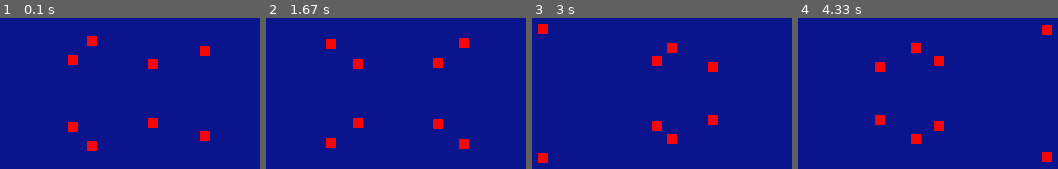
Above: before the commit, frames 1-4 (left to right).
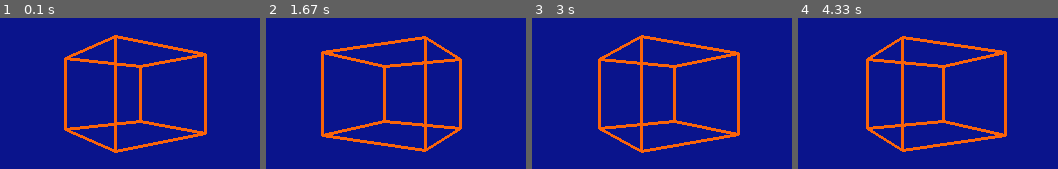
Above: after the commit, the same moments.

Repository: TonkleTremu/DSD-Y1
Game: pygame game, started from Random Test Stuff/3D Engine Test/main.py
The game is run twice, just before and just after one commit, with the same random seed, the same clock (stepped at 60 frames per second) and the same inputs.
Inputs:
- Up to frame 1 (0.1 s): no input
- Up to frame 2 (1.67 s): tap , at 0.33 s; tap . at 0.67 s
- Up to frame 3 (3 s): tap , at 2 s
- Up to frame 4 (4.33 s): tap . at 3.33 s

The runs differ from the first frame. In frame 1, 8.0% of the frame differs, in the area x 24-81%, y 11-90%; in frame 2, 8.2%; in frame 3, 8.4%; in frame 4, 8.4%, in the area x 26-98%, y 4-96%.

Commit message:
3d spinny cube

Diff:
--- a/Random Test Stuff/3D Engine Test/main.py
+++ b/Random Test Stuff/3D Engine Test/main.py
@@ -26,6 +26,7 @@
 BROWN = (87,54,0)
 DELICIOUS_BLUE = (26,251,255)
 CRIMSON = (100, 5, 5)
+SUNSET = (250, 100, 10)
 
 # Global Variables
 res_x = 400
@@ -59,6 +60,7 @@
     y = point[1]
     box_rect = Rect(x-5, y-5, 10, 10)
     pygame.draw.rect(DISPLAYSURF, RED, box_rect)
+    return(x,y)
 
 def FixToScreen(x,y):
     x = (x+1)/2*DISPLAYSURF.get_width()
@@ -77,10 +79,29 @@
     z = point[2]
     c = math.cos(angle)
     s = math.sin(angle)
-    x = x*c-z*s
-    z = x*s+z*c
-    print((x,y,z))
-    return((x,y,z))
+    x2 = x*c-z*s
+    y2 = y
+    z2 = x*s+z*c
+    return((x2,y2,z2))
+
+def DrawLine(p1, p2):
+    pygame.draw.line(DISPLAYSURF, SUNSET, p1, p2, 3)
+
+def RenderPoint(point):
+    point = RotatePoint(point, rotation)
+    point = (point[0], point[1], point[2]+z)
+    return(FixToScreen(*Project(point)))
+
+def DrawFace(face):
+    try:
+        draw_face = []
+        for i in range(0, len(face)):
+            draw_face.append(RenderPoint(CubeVertices[face[i]]))
+        pygame.draw.polygon(DISPLAYSURF, PURE_WHITE, draw_face)
+    except:
+        if(DEBUG):
+            print("Error rendering model data.")
+
 
 # Setup stuff.
 pygame.init()
@@ -92,12 +113,21 @@
 rotation = 0
 
 while True: # Main game loop - like Unity's "update" void thing.
-    rotation += 2*math.pi*(1/100)
+    rotation += 2*math.pi*(1/TICK_RATE)
     DISPLAYSURF.fill(NIGHT_SKY_BLUE)
-    for point in CubeVertices:
-        point = RotatePoint(point, rotation)
-        point = (point[0], point[1], point[2]+z)
-        DebugPoint(FixToScreen(*Project(point)))
+    #for point in CubeVertices:
+
+    for face in CubeLinks:
+        maxthing = len(face)
+        for i in range(0, maxthing):
+            try:
+                p1 = CubeVertices[face[i]]
+                p2 = CubeVertices[face[(i+1)%len(face)]]
+                p1 = RenderPoint(p1)
+                p2 = RenderPoint(p2)
+                DrawLine(p1,p2)
+            except:
+                pass
 
     # This takes a screenshot.
     if(pygame.key.get_pressed()[K_F2]):
@@ -111,10 +141,10 @@
             pygame.quit()
             sys.exit()
         if event.type == KEYDOWN:
-            if(event.key == pygame.K_z):
+            if(event.key == pygame.key.get_pressed()[K_UP]):
                 z += 0.1
                 print(z)
-            if(event.key == pygame.K_x):
+            if(event.key == pygame.key.get_pressed()[K_DOWN]):
                 z -= 0.1
                 print(z)
             if(event.key == pygame.K_COMMA):
Binary file changed: screenshot.png
